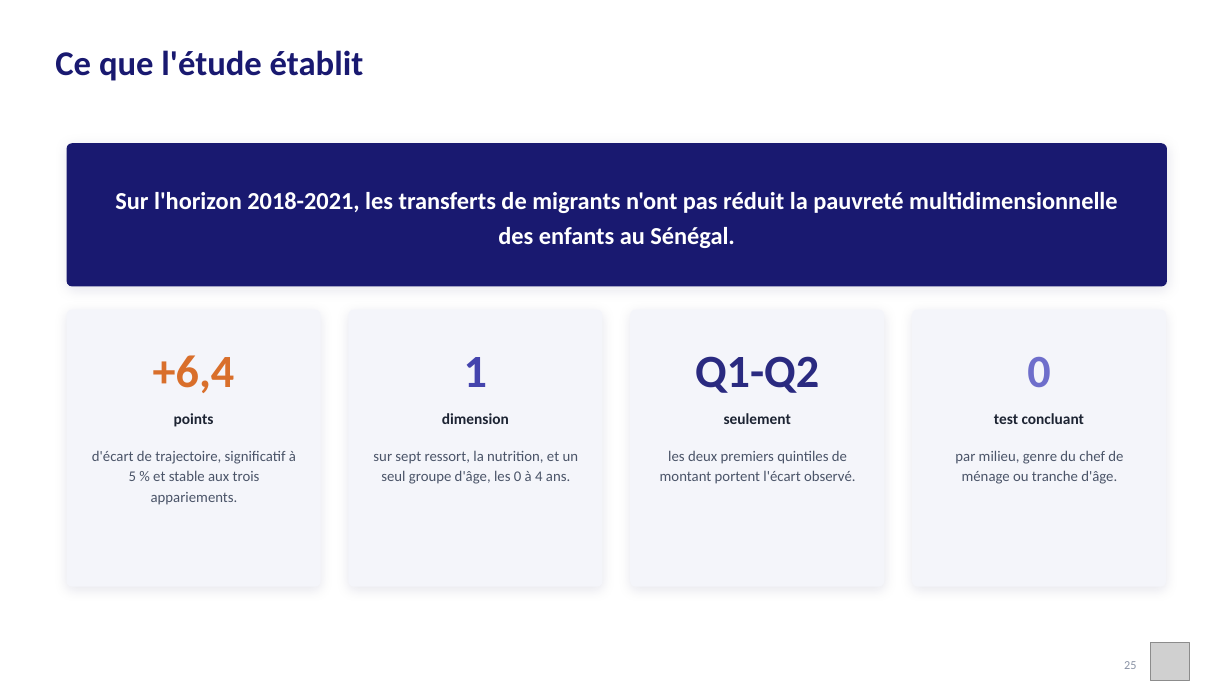
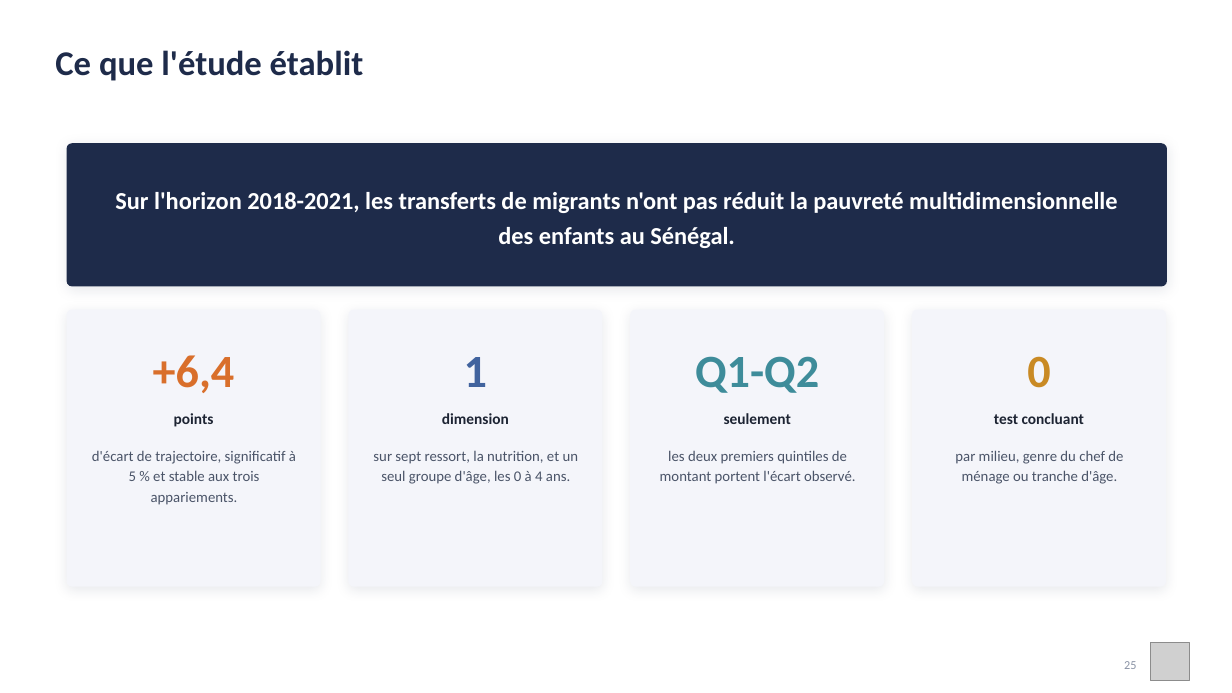
Before and after one commit to JODRAFF9/MEMOIRE, a slide deck: slide 25 of infographie/presentation_infographique.pptx. Drawn at 1232x693 pixels with LibreOffice and Linux fonts; fonts in the diff are those of the drawing; grey boxes stand for pictures. Boxes give left, top, right and bottom in pixels: in the first picture for what was removed or moved away, otherwise in the second. Text is boxed around its words. In the diff, an @@ line names an element or a change of style, - is before the commit and + after.

```diff
--- a/infographie/presentation_infographique.pptx
+++ b/infographie/presentation_infographique.pptx
@@ text "Ce que l'étude établit" at bbox=[55, 50, 364, 81]: text colour #191970 to #1E2B4A @@
@@ rounded rectangle at bbox=[67, 143, 1167, 287]: fill #191970 to #1E2B4A; shadow changed @@
@@ shadow changed in 3 elements at bbox=[348, 310, 603, 587], bbox=[630, 310, 884, 587], bbox=[912, 310, 1166, 587] @@
@@ text "1" at bbox=[464, 357, 487, 387]: text colour #4444AD to #41639E @@
@@ text "Q1-Q2" at bbox=[695, 356, 819, 393]: text colour #2A2A80 to #3E8C9A @@
@@ text "0" at bbox=[1027, 356, 1050, 388]: text colour #6E6ECB to #C98A24 @@
```
Also in this commit, not shown: 26 other slides changed, 2 other files.
